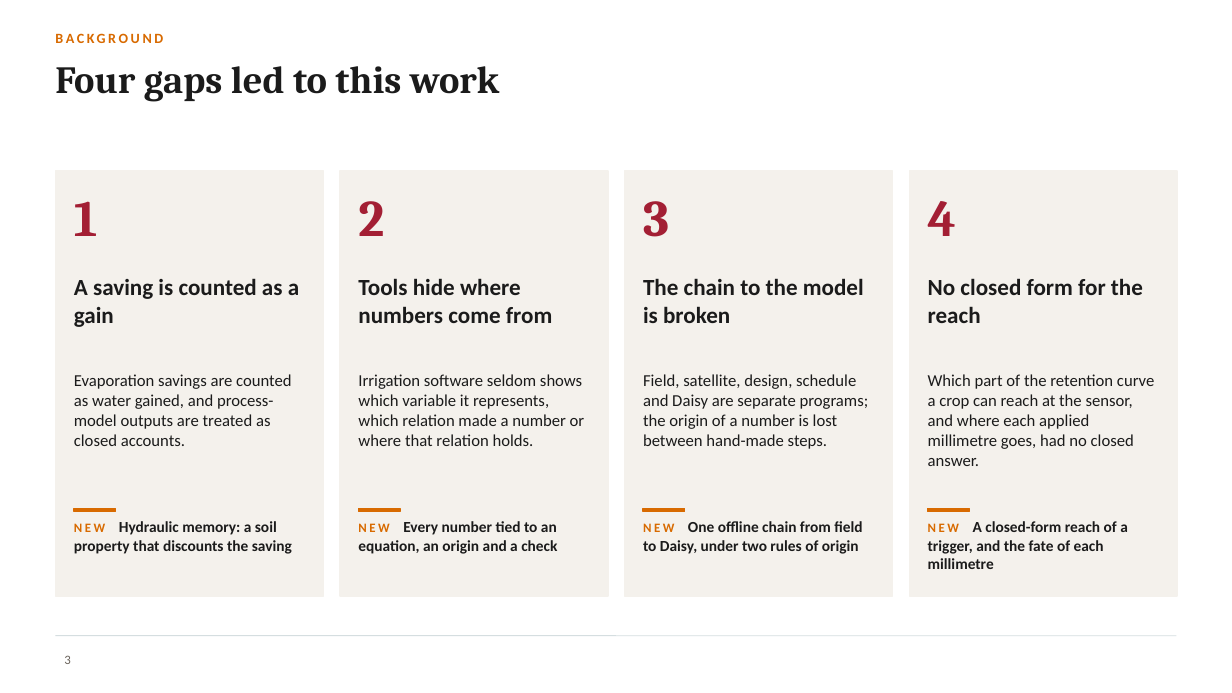
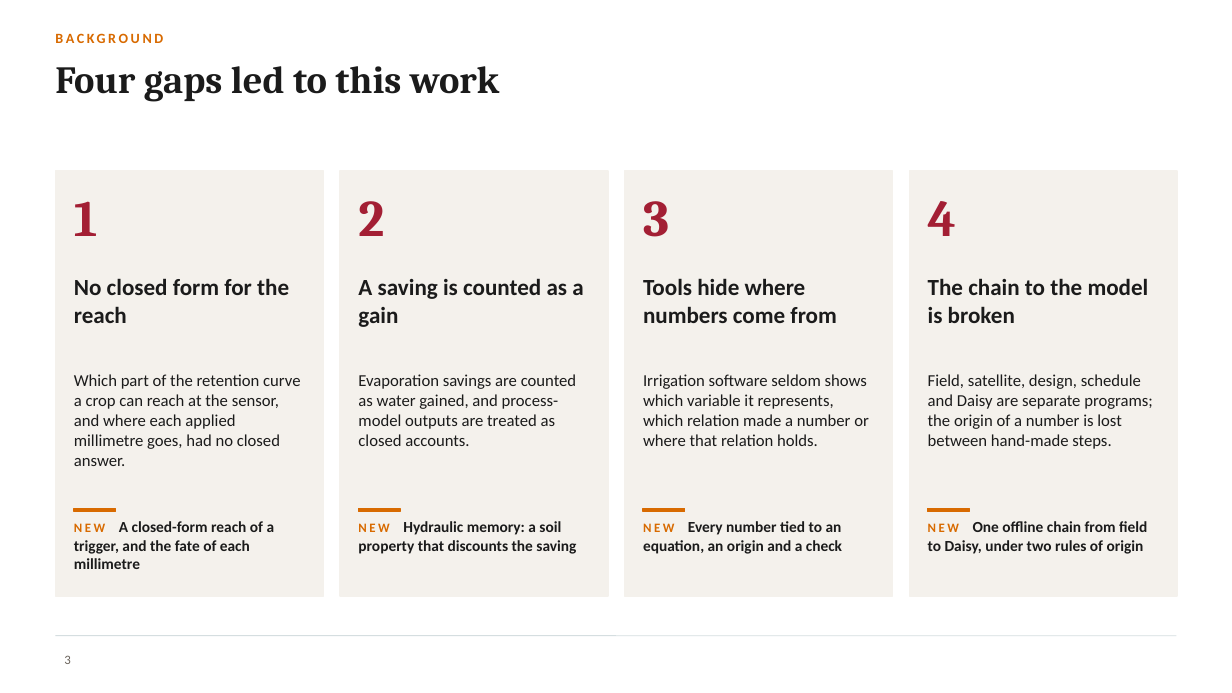
Before and after one commit to halilunaziru73-creator/Coupled-Water-Fluxes-Pore-Scale-Dynamics-Precision-Irrigation-Mulching-Feedback-Loops, a slide deck: slide 3 of Manuscripts/pdf/Supplementary/SWAFL_Presentation.pptx. Drawn at 1232x693 pixels with LibreOffice and Linux fonts; fonts in the diff are those of the drawing; background and template pictures are left out. Boxes give left, top, right and bottom in pixels: in the first picture for what was removed or moved away, otherwise in the second. Text is boxed around its words. In the diff, an @@ line names an element or a change of style, - is before the commit and + after.

Commit message:
Presentation: story ordered by novelty, equations typeset and numbered

```diff
--- a/Manuscripts/pdf/Supplementary/SWAFL_Presentation.pptx
+++ b/Manuscripts/pdf/Supplementary/SWAFL_Presentation.pptx
@@ text at bbox=[74, 278, 289, 323]: text changed @@
-A saving is counted as a gain
+No closed form for the reach
@@ text at bbox=[358, 278, 583, 327]: text changed @@
-Tools hide where numbers come from
+A saving is counted as a gain
@@ text at bbox=[643, 278, 836, 323]: text changed @@
-The chain to the model is broken
+Tools hide where numbers come from
@@ text at bbox=[928, 278, 1149, 323]: text changed @@
-No closed form for the reach
+The chain to the model is broken
@@ text at bbox=[74, 374, 300, 466]: text changed @@
-Evaporation savings are counted as water gained, and process-model outputs are treated as closed accounts.
+Which part of the retention curve a crop can reach at the sensor, and where each applied millimetre goes, had no closed answer.
@@ text at bbox=[358, 374, 576, 446]: text changed @@
-Irrigation software seldom shows which variable it represents, which relation made a number or where that relation holds.
+Evaporation savings are counted as water gained, and process-model outputs are treated as closed accounts.
@@ text at bbox=[643, 374, 869, 446]: text changed @@
-Field, satellite, design, schedule and Daisy are separate programs; the origin of a number is lost between hand-made steps.
+Irrigation software seldom shows which variable it represents, which relation made a number or where that relation holds.
@@ text at bbox=[928, 374, 1153, 449]: text changed @@
-Which part of the retention curve a crop can reach at the sensor, and where each applied millimetre goes, had no closed answer.
+Field, satellite, design, schedule and Daisy are separate programs; the origin of a number is lost between hand-made steps.
@@ text at bbox=[74, 521, 275, 569]: text changed @@
-NEW Hydraulic memory: a soil property that discounts the saving
+NEW A closed-form reach of a trigger, and the fate of each millimetre
@@ text at bbox=[358, 521, 576, 554]: text changed @@
-NEW Every number tied to an equation, an origin and a check
+NEW Hydraulic memory: a soil property that discounts the saving
@@ text at bbox=[643, 521, 842, 554]: text changed @@
-NEW One offline chain from field to Daisy, under two rules of origin
+NEW Every number tied to an equation, an origin and a check
@@ text at bbox=[928, 521, 1147, 554]: text changed @@
-NEW A closed-form reach of a trigger, and the fate of each millimetre
+NEW One offline chain from field to Daisy, under two rules of origin
```
Also in this commit, not shown: 7 other slides changed.
